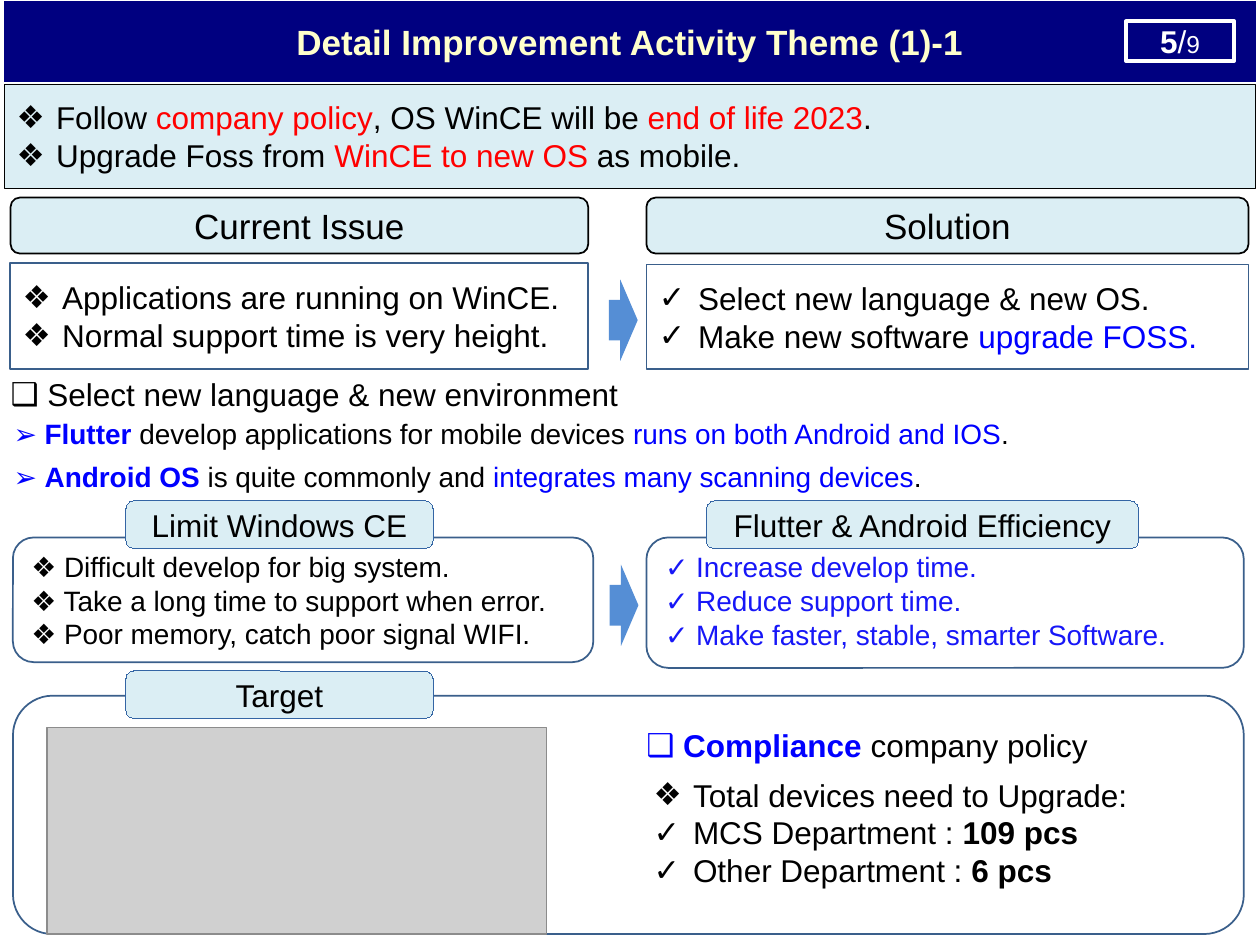
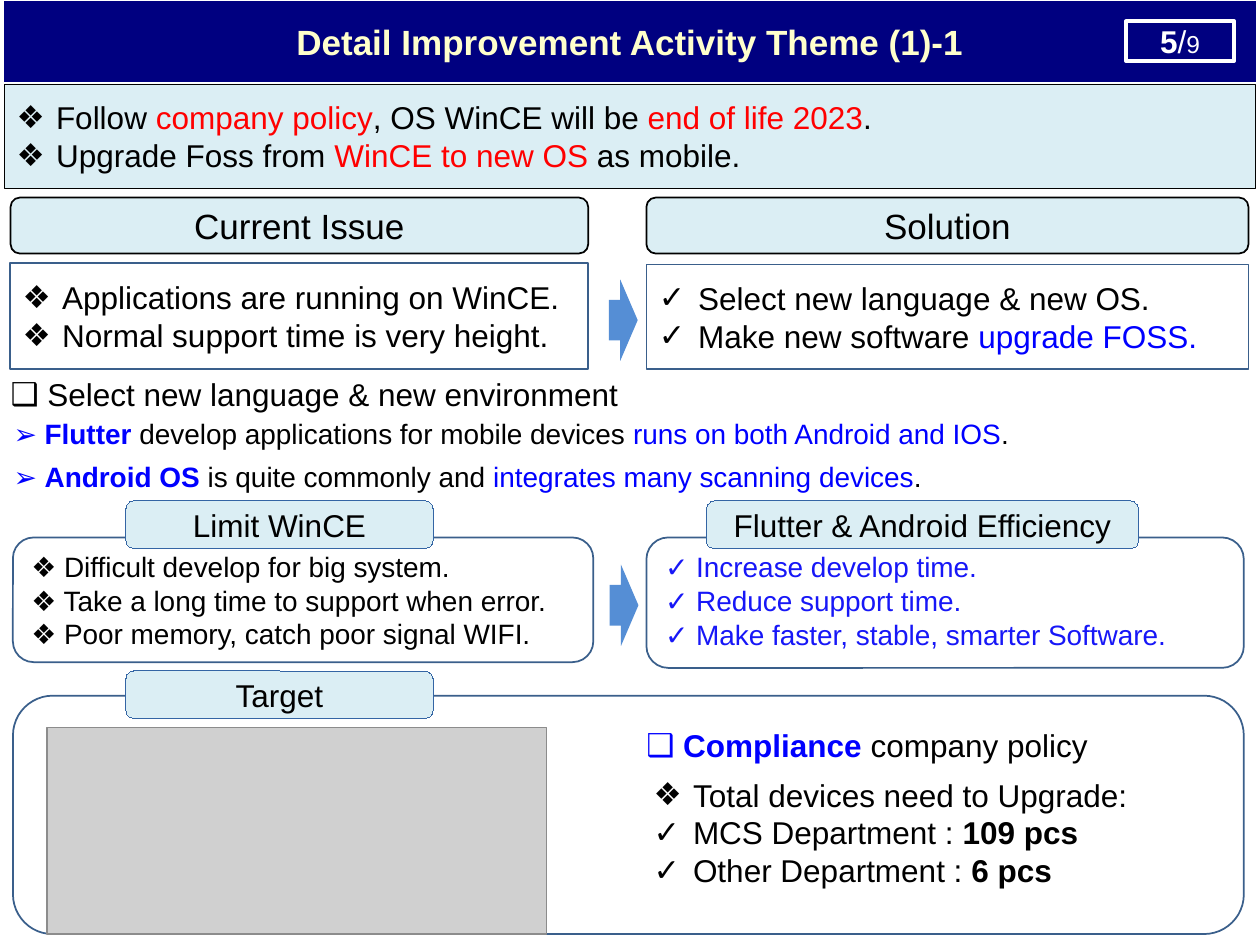
Before and after one commit to thietbicongnghevietnam/ReportPSNV, a slide deck: slide 6 of Report_Nguyen Nhu Minh_V5.pptx. Drawn at 1260x945 pixels with LibreOffice and Linux fonts; fonts in the diff are those of the drawing; grey boxes stand for pictures. Boxes give left, top, right and bottom in pixels: in the first picture for what was removed or moved away, otherwise in the second. Text is boxed around its words. In the diff, an @@ line names an element or a change of style, - is before the commit and + after.

```diff
--- a/Report_Nguyen Nhu Minh_V5.pptx
+++ b/Report_Nguyen Nhu Minh_V5.pptx
@@ text in rounded rectangle at (193, 514, 366, 538): text changed @@
-Limit Windows CE
+Limit WinCE
```
Also in this commit, not shown: 6 other slides changed, 2 other files.
